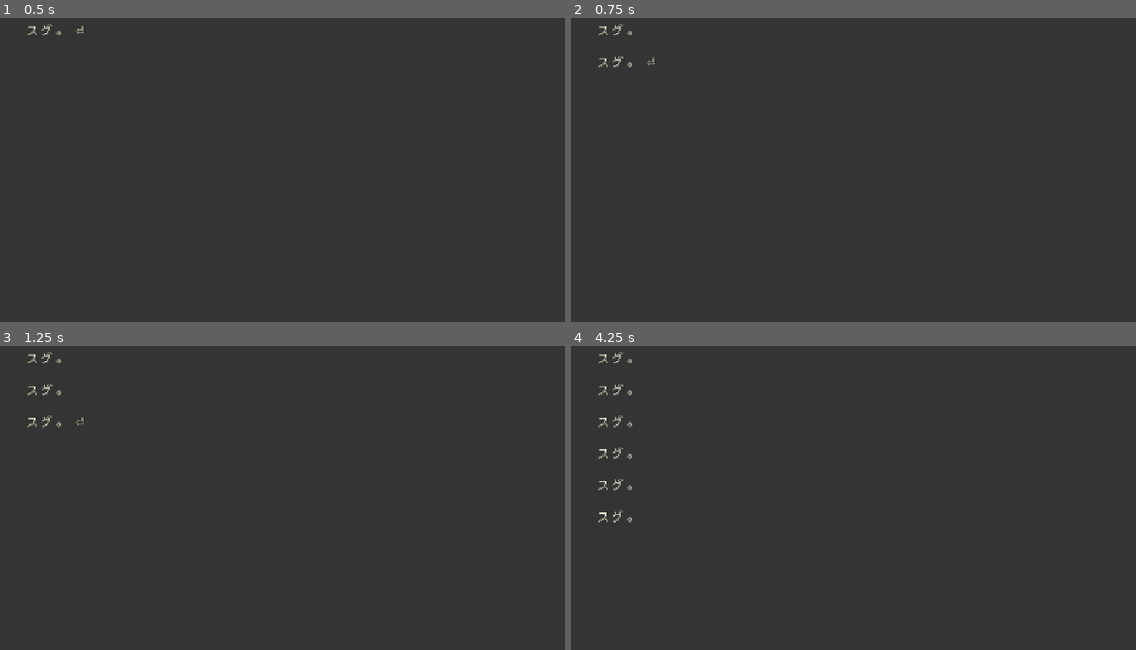
Above: before the commit, frames 1-4 (two rows, left to right).
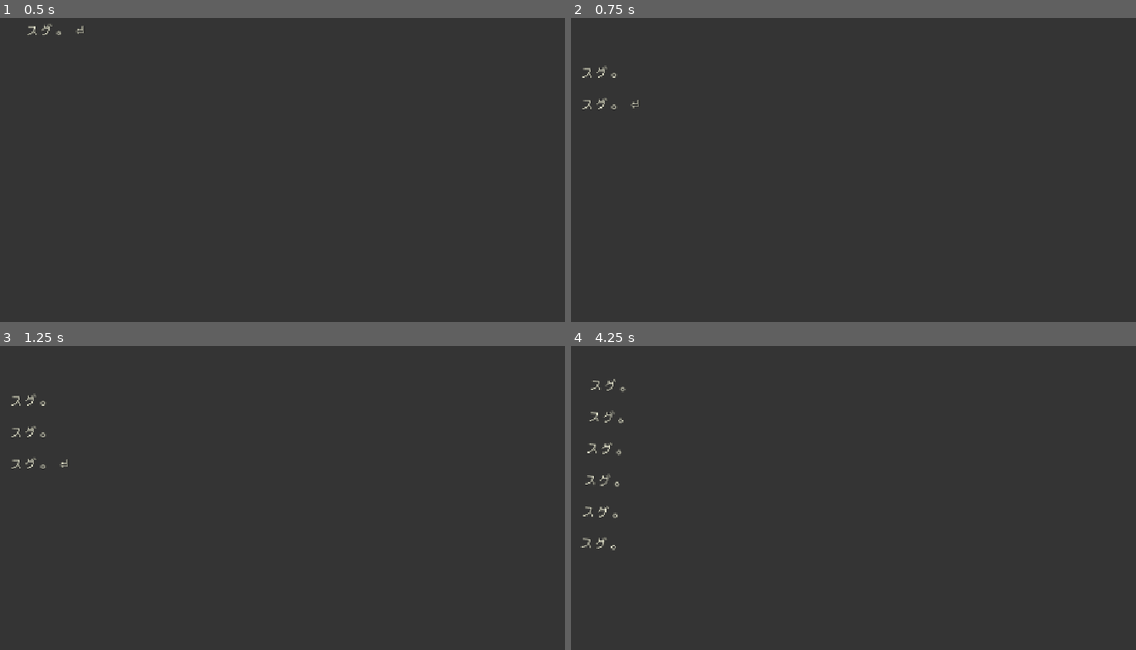
Above: after the commit, the same moments.

Repository: azukigame-s/kiminokoe
Game: Godot game, scene res://scenes/test/test_sugu_horror.tscn
Same seed, same stepped clock (60 frames per second), same inputs: the game is played once before the commit and once after it. This scene is started directly instead of the project's main scene.
Inputs (mouse positions are in pixels of both pictures, inside the frame that each line leads up to):
- Up to frame 1 (0.5 s): no input
- Up to frame 2 (0.75 s): tap Enter at 0.5, 0.6 s; hold D from 0.53 s (still down); click (870, 173) at 0.67 s
- Up to frame 3 (1.25 s): keep holding D; tap Space at 0.77 s
- Up to frame 4 (4.25 s): tap Space at 1.25, 1.52, 2.75, 3.02, 3.77 s; move the mouse to (734, 522) at 1.27 s; release D at 1.28 s; hold Down 1.28-2.03 s; tap B at 1.35 s; click (734, 522) at 1.42 s; tap Enter at 2, 3.5 s; move the mouse to (938, 418) at 2.02 s; hold D 2.03-2.78 s; tap C at 2.1 s; click (938, 418) at 2.17 s; move the mouse to (836, 577) at 2.77 s; hold Up 2.78-3.53 s; tap E at 2.85 s; click (836, 577) at 2.92 s; move the mouse to (1068, 558) at 3.52 s; hold A from 3.53 s (still down); tap L at 3.6 s; click (1068, 558) at 3.67 s

Frame 1 is identical in both runs. In frame 2, 0.3% of the frame differs, in the area x 1-15%, y 1-30%; in frame 3, 0.4%; in frame 4, 0.7%, in the area x 1-11%, y 1-68%.

Commit message:
✨ 黒いページ演出を強化

Diff:
--- a/scripts/ui/sugu_horror_display.gd
+++ b/scripts/ui/sugu_horror_display.gd
@@ -4,8 +4,8 @@
 ## シーケンス:
 ##   1. クリックフェーズ（スグ。が1行ずつスタック、1→2→4クリック）
 ##   2. 自動フェーズ（スグ。×6 自動スタック）
-##   3. 密集フェーズ（スグ×250=500文字・黒文字・速度加速）
-##   4. カオスフェーズ（500文字を背景に黒ラベルが乱れ飛ぶ → 暗転）
+##   3. 密集フェーズ（スグ×190=380文字・黒文字・速度加速）
+##   4. カオスフェーズ（400文字を背景に黒ラベルが乱れ飛ぶ → 暗転）
 
 signal horror_completed
 
@@ -32,6 +32,25 @@
 ## カオスラベルのフォントサイズ範囲
 const CHAOS_SIZE_MIN        := 30
 const CHAOS_SIZE_MAX        := 300
+## カオス開幕の「スグ」：センター表示のフォントサイズと待機時間（秒）
+const CHAOS_FIRST_FONT_SIZE := 250
+const CHAOS_FIRST_PAUSE     := 1.2
+
+## クリックフェーズ：2クリック1回目のジョルト量（px）
+const JOLT_SMALL            := 125.0
+## 4クリック3回目の傾き角度（ラジアン）±この範囲でランダム
+const TILT_ANGLE_MAX        := -0.45
+## ジョルト後に元の位置に戻るまでの時間（秒）
+const JOLT_RETURN_TIME      := 0.3
+## 傾き後に元の角度に戻るまでの時間（秒）
+const TILT_RETURN_TIME      := 0.4
+## 密集フェーズ中のシェイク間隔（秒）
+const DENSE_SHAKE_INTERVAL  := 0.3
+## 密集フェーズ終盤のシェイク最大強度（px）
+const DENSE_SHAKE_MAX       := 8.0
+## 密集フェーズのフォントサイズ（開始・終了）
+const DENSE_FONT_SIZE_START := 24
+const DENSE_FONT_SIZE_END   := 34
 # ───────────────────────────────────────────────────────
 
 const _SUGU_LINE := "スグ。"
@@ -44,13 +63,24 @@
 var _phase := _Phase.CLICK
 var _click_target: int = 0
 var _click_count:  int = 0
+## 何回目のクリックでジョルトを起こすか（0=なし）
+var _click_jolt_at:   int     = 0
+var _click_jolt_vec:  Vector2 = Vector2.ZERO
+## 何回目のクリックで傾けるか（0=なし）
+var _click_tilt_at:   int     = 0
+var _click_tilt_angle: float  = 0.0
 
 ## 密集フェーズ アニメーション管理
-var _dense_line:       String = ""
-var _dense_char_index:   int   = 0
-var _dense_char_timer:   float = 0.0
-var _dense_animating:    bool  = false
-var _dense_font_switched: bool = false
+var _dense_line:          String = ""
+var _dense_char_index:    int    = 0
+var _dense_char_timer:    float  = 0.0
+var _dense_animating:     bool   = false
+var _dense_font_switched: bool   = false
+var _dense_shake_timer:   float  = 0.0
+var _dense_last_font_size: int   = -1
+
+## text_label の基準位置（ジョルト・シェイク後に戻すための参照）
+var _label_origin: Vector2 = Vector2.ZERO
 
 var _chaos_interval:   float = CHAOS_INTERVAL_START
 var _chaos_timer:      float = 0.0
@@ -69,8 +99,8 @@
 	visible = false
 	set_process(false)
 
-	# スグ × 350 = 700 文字
-	for i in 350:
+	# スグ × 250 = 500 文字
+	for _i in 250:
 		_dense_line += "スグ"
 
 	_build_ui()
@@ -82,16 +112,14 @@
 
 	var root := Control.new()
 	root.set_anchors_preset(Control.PRESET_FULL_RECT)
-	root.mouse_filter = Control.MOUSE_FILTER_STOP  # 下のUIへの誤操作を防ぐ
+	root.mouse_filter = Control.MOUSE_FILTER_STOP
 	add_child(root)
 
-	# カオスラベルの親コンテナ（_blackout より下）
 	_chaos_container = Control.new()
 	_chaos_container.set_anchors_preset(Control.PRESET_FULL_RECT)
 	_chaos_container.mouse_filter = Control.MOUSE_FILTER_IGNORE
 	root.add_child(_chaos_container)
 
-	# 暗転オーバーレイ（カオス終幕用・最前面）
 	_blackout = ColorRect.new()
 	_blackout.color = Color(0, 0, 0, 0.0)
 	_blackout.set_anchors_preset(Control.PRESET_FULL_RECT)
@@ -104,6 +132,8 @@
 	visible = true
 	_phase = _Phase.CLICK
 	_click_target = 0
+	if text_display and text_display.text_label:
+		text_display.text_label.scroll_active = false
 	set_process(true)
 	_run_click_phase()
 
@@ -114,9 +144,19 @@
 	await text_display.show_text(_SUGU_LINE, true)
 	await _wait_clicks(1)
 
+	# 2クリック待ち：1回目で125pxずれる
+	_click_jolt_at  = 1
+	_click_jolt_vec = Vector2(randf_range(-JOLT_SMALL, JOLT_SMALL),
+							  randf_range(-JOLT_SMALL, JOLT_SMALL))
 	await text_display.show_text(_SUGU_LINE, false)
 	await _wait_clicks(2)
 
+	# 3行目表示前にフォントを怨霊書体へ切り替え（突然の違和感）
+	if _font and text_display and text_display.text_label:
+		text_display.text_label.add_theme_font_override("font", _font)
+	# 4クリック待ち：3回目で傾く
+	_click_tilt_at    = 3
+	_click_tilt_angle = randf_range(-TILT_ANGLE_MAX, TILT_ANGLE_MAX)
 	await text_display.show_text(_SUGU_LINE, false)
 	await _wait_clicks(4)
 
@@ -129,6 +169,12 @@
 func _run_auto_single_phase() -> void:
 	text_display.block_advance = true
 	for i in range(6):
+		# 偶数行：通常フォント、奇数行：怨霊フォント（交互に揺れ動く）
+		if text_display and text_display.text_label:
+			if _font and i % 2 == 1:
+				text_display.text_label.add_theme_font_override("font", _font)
+			else:
+				text_display.text_label.remove_theme_font_override("font")
 		await text_display.show_text(_SUGU_LINE, false)
 		await get_tree().create_timer(AUTO_INTERVAL).timeout
 	text_display.block_advance = false
@@ -137,27 +183,31 @@
 	_run_auto_dense_phase()
 
 
-# ── 密集フェーズ（500文字・黒文字・速度加速）─────────────
+# ── 密集フェーズ（400文字・黒文字・速度加速）─────────────
 
 func _run_auto_dense_phase() -> void:
 	text_display.clear()
 	text_display.block_advance = true
 
-	# 文字色を黒に切り替え（カオス終了まで維持）
 	if text_display.text_label:
 		text_display.text_label.add_theme_color_override("default_color", Color.BLACK)
 		text_display.text_label.text = ""
-
-	# _process で加速アニメーション開始
-	_dense_char_index    = 0
-	_dense_char_timer    = 0.0
-	_dense_animating     = true
-	_dense_font_switched = false
+		text_display.text_label.remove_theme_font_override("font")
+		_label_origin = text_display.text_label.position
+
+	_dense_char_index     = 0
+	_dense_char_timer     = 0.0
+	_dense_shake_timer    = 0.0
+	_dense_last_font_size = -1
+	_dense_animating      = true
+	_dense_font_switched  = false
 	await _dense_done
 
 	await get_tree().create_timer(DENSE_INTERVAL).timeout
 
-	# 500文字テキストを背景に残したままカオスへ
+	_spawn_first_chaos_label()
+	await get_tree().create_timer(CHAOS_FIRST_PAUSE).timeout
+
 	_phase = _Phase.CHAOS
 	_chaos_interval = CHAOS_INTERVAL_START
 	_chaos_timer = 0.0
@@ -170,9 +220,9 @@
 	_click_target = target
 	_click_count  = 0
 	text_display.block_advance = true
-	text_display.wait_for_advance()  # バックグラウンド実行：インジケーター表示
+	text_display.wait_for_advance()
 	await _clicks_done
-	text_display.force_complete()    # _advance_requested を発火して wait を解決
+	text_display.force_complete()
 	text_display.block_advance = false
 
 
@@ -192,11 +242,53 @@
 		return
 
 	_click_count += 1
+	if _click_jolt_at > 0 and _click_count == _click_jolt_at:
+		_jolt_text(_click_jolt_vec)
+	if _click_tilt_at > 0 and _click_count == _click_tilt_at:
+		_tilt_text(_click_tilt_angle)
 	if _click_count >= _click_target:
-		_click_target = 0
+		_click_target  = 0
+		_click_jolt_at = 0
+		_click_tilt_at = 0
 		_clicks_done.emit()
 
 	get_viewport().set_input_as_handled()
+
+
+# ── テキストジョルト・シェイク ───────────────────────────
+
+## クリックフェーズ用：テキストエリアをガクッとずらす（戻さない）
+func _jolt_text(offset: Vector2) -> void:
+	if not text_display or not text_display.text_label:
+		return
+	var lbl: RichTextLabel = text_display.text_label
+	if _label_origin == Vector2.ZERO:
+		_label_origin = lbl.position
+	lbl.position = _label_origin + offset
+
+
+## 4クリック3回目：テキストエリアを傾ける（戻さない）
+func _tilt_text(angle: float) -> void:
+	if not text_display or not text_display.text_label:
+		return
+	var lbl: RichTextLabel = text_display.text_label
+	lbl.pivot_offset = lbl.size * 0.5
+	lbl.rotation = angle
+
+
+## 密集フェーズ用：_process から呼ぶシェイク（基準位置を使う）
+func _shake_text_bg(intensity: float) -> void:
+	if not text_display or not text_display.text_label:
+		return
+	var lbl: RichTextLabel = text_display.text_label
+	var tw := create_tween()
+	tw.tween_property(lbl, "position",
+		_label_origin + Vector2(randf_range(-intensity, intensity), randf_range(-intensity, intensity)), 0.05)
+	tw.tween_property(lbl, "position",
+		_label_origin + Vector2(randf_range(-intensity, intensity), randf_range(-intensity, intensity)), 0.05)
+	tw.tween_property(lbl, "position",
+		_label_origin + Vector2(randf_range(-intensity, intensity), randf_range(-intensity, intensity)), 0.05)
+	tw.tween_property(lbl, "position", _label_origin, 0.05)
 
 
 # ── メインループ ─────────────────────────────────────────
@@ -215,12 +307,24 @@
 					float(_dense_char_index) / total)
 		if text_display and text_display.text_label:
 			text_display.text_label.text = _dense_line.substr(0, _dense_char_index)
+		# 進行率に応じてフォントサイズを徐々に拡大
+		var progress := float(_dense_char_index) / total
+		var new_size := DENSE_FONT_SIZE_START + int(progress * (DENSE_FONT_SIZE_END - DENSE_FONT_SIZE_START))
+		if new_size != _dense_last_font_size:
+			_dense_last_font_size = new_size
+			if text_display and text_display.text_label:
+				text_display.text_label.add_theme_font_size_override("normal_font_size", new_size)
 		# 50% 進行でカオスフォントに切り替え
 		if not _dense_font_switched and _font \
 				and _dense_char_index >= _dense_line.length() / 2:
 			_dense_font_switched = true
 			if text_display and text_display.text_label:
 				text_display.text_label.add_theme_font_override("font", _font)
+		# 進行に合わせて定期シェイク（後半ほど揺れが大きくなる）
+		_dense_shake_timer += delta
+		if _dense_shake_timer >= DENSE_SHAKE_INTERVAL:
+			_dense_shake_timer = 0.0
+			_shake_text_bg(lerpf(1.0, DENSE_SHAKE_MAX, progress))
 		if _dense_char_index >= _dense_line.length():
 			_dense_animating = false
 			_dense_done.emit()
@@ -242,17 +346,36 @@
 	if _blackout.color.a >= 1.0:
 		_phase = _Phase.DONE
 		set_process(false)
-		# 文字色・フォントを元に戻してから完了
+		# 文字色・フォント・フォントサイズ・位置を元に戻してから完了
 		if text_display and text_display.text_label:
 			text_display.text_label.add_theme_color_override(
 					"default_color", UIConstants.COLOR_TEXT_PRIMARY)
 			text_display.text_label.remove_theme_font_override("font")
+			text_display.text_label.remove_theme_font_size_override("normal_font_size")
+			text_display.text_label.position = _label_origin
+			text_display.text_label.rotation = 0.0
+			text_display.text_label.pivot_offset = Vector2.ZERO
+			text_display.text_label.scroll_active = true
 		if text_display:
 			text_display.block_advance = false
 		horror_completed.emit()
 
 
 # ── カオスラベル生成 ─────────────────────────────────────
+
+func _spawn_first_chaos_label() -> void:
+	var lbl := Label.new()
+	lbl.text = "スグ"
+	if _font:
+		lbl.add_theme_font_override("font", _font)
+	lbl.add_theme_font_size_override("font_size", CHAOS_FIRST_FONT_SIZE)
+	lbl.add_theme_color_override("font_color", Color.BLACK)
+	lbl.horizontal_alignment = HORIZONTAL_ALIGNMENT_CENTER
+	lbl.vertical_alignment = VERTICAL_ALIGNMENT_CENTER
+	lbl.size = get_viewport().size
+	lbl.position = Vector2.ZERO
+	_chaos_container.add_child(lbl)
+
 
 func _spawn_chaos_label() -> void:
 	var lbl := Label.new()
Not shown, added: .claude/settings.json
